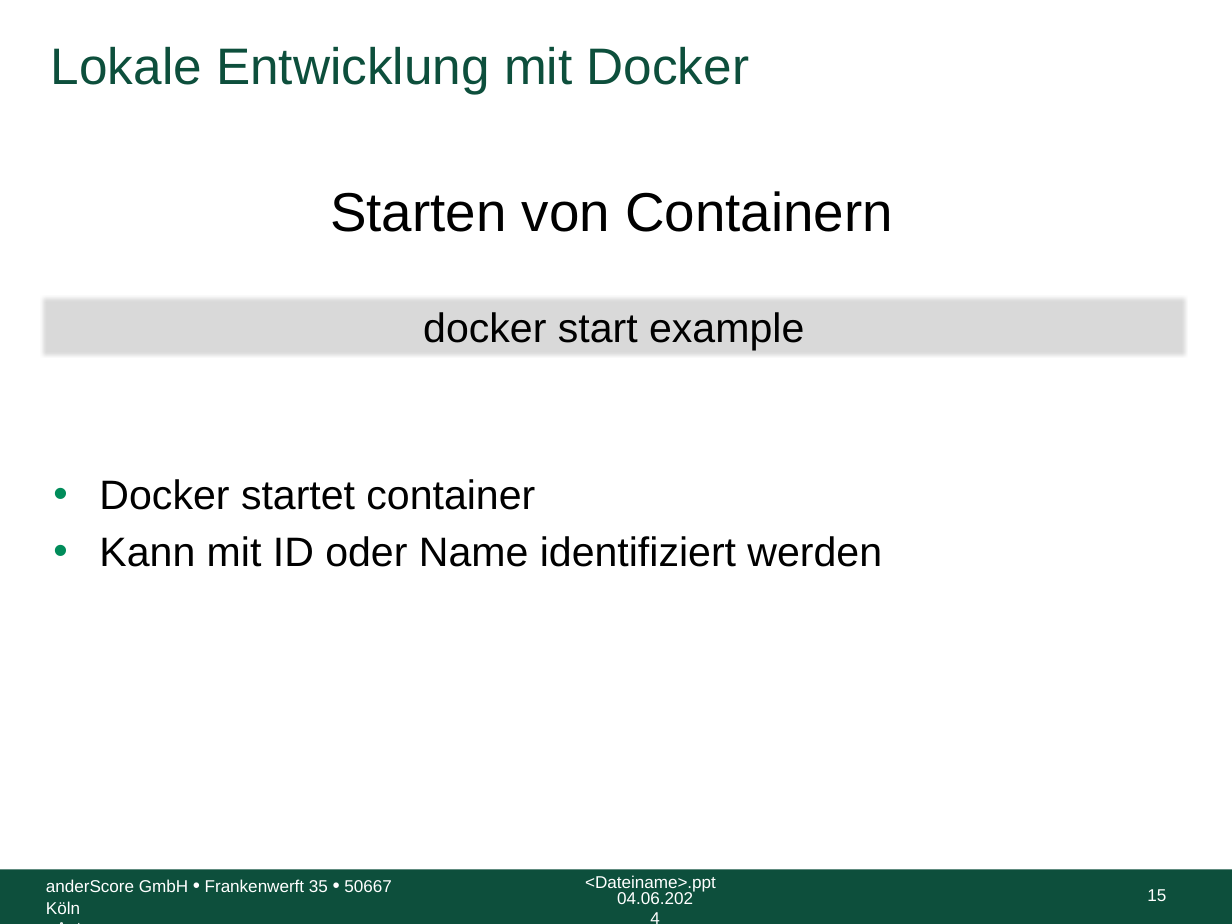
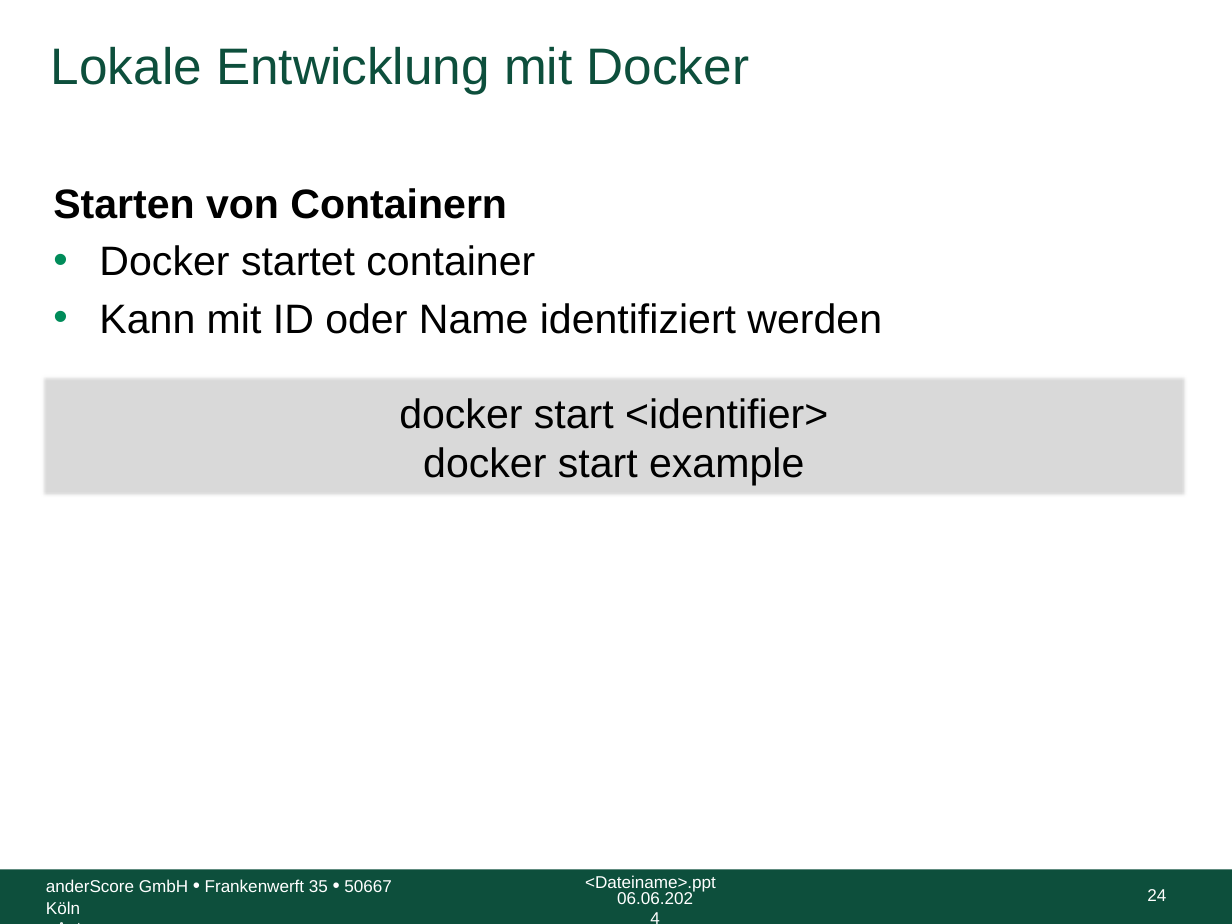
Before and after one commit to anderscore-gmbh/gitlab, a slide deck: slide 24 of slides/Tag-3_1-Docker.pptx (slide 15 before the commit). Drawn at 1232x924 pixels with LibreOffice and Linux fonts; fonts in the diff are those of the drawing; background and template pictures are left out. Boxes give left, top, right and bottom in pixels: in the first picture for what was removed or moved away, otherwise in the second. Text is boxed around its words. In the diff, an @@ line names an element or a change of style, - is before the commit and + after.

Commit message:
Formatanpassungen und Folien zu Dockerfile

```diff
--- a/slides/Tag-3_1-Docker.pptx
+++ b/slides/Tag-3_1-Docker.pptx
@@ text "Starten von Containern": place and size @@
-text "Starten von Containern" at [99, 479, 882, 567]
+text "Starten von Containern" at [53, 188, 882, 334]
@@ text at [53, 188, 507, 219]: paragraph added @@
+Starten von Containern
@@ text removed at [330, 191, 893, 232] @@
-Starten von Containern
@@ rectangle "docker start <identifier>": place and size @@
-rectangle "docker start <identifier>" at [41, 296, 1188, 357]
+rectangle "docker start <identifier>" at [41, 375, 1188, 498]
@@ text in rectangle at [399, 398, 828, 429]: paragraph added @@
+docker start <identifier>
@@ text at [617, 892, 693, 904]: text changed @@
-04.06.2024
+06.06.2024
@@ page number at [1147, 889, 1166, 901]: text changed @@
-15
+24
```
Also in this commit, not shown: 22 other slides changed, 9 slides added, 3 other files.
